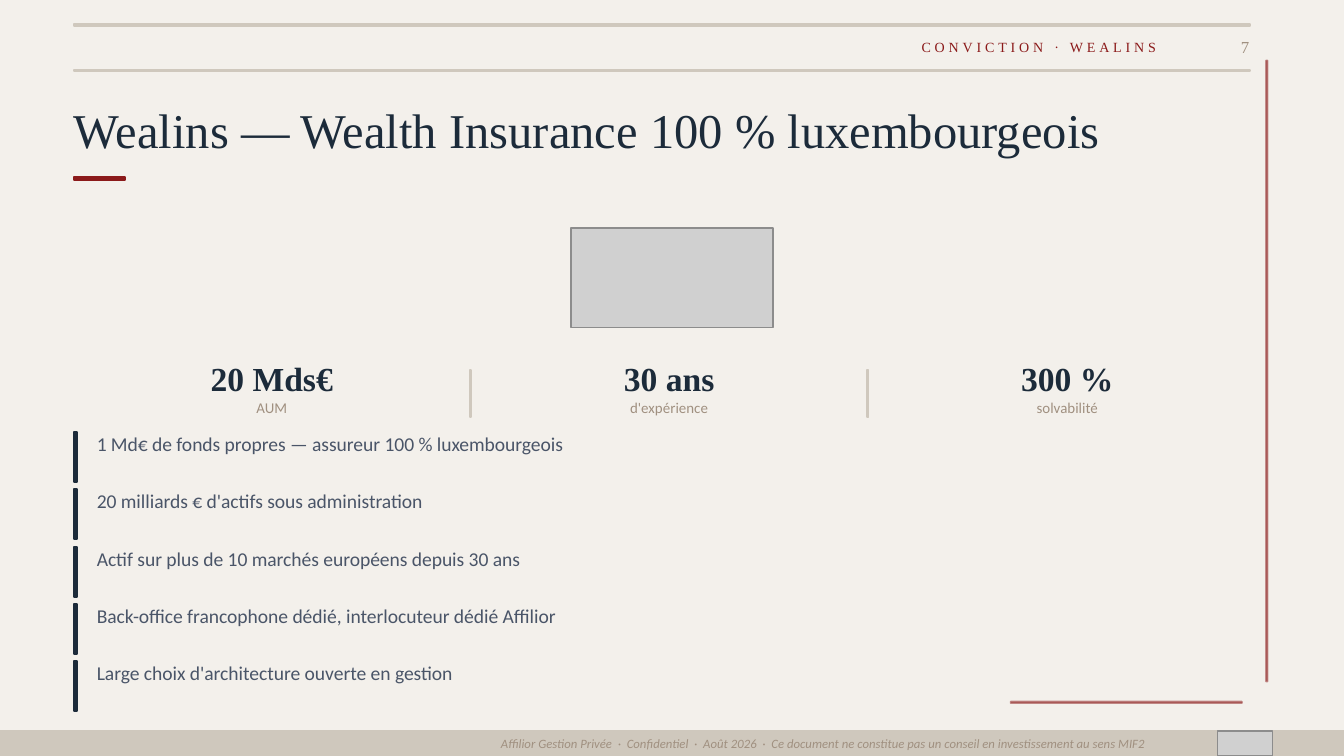
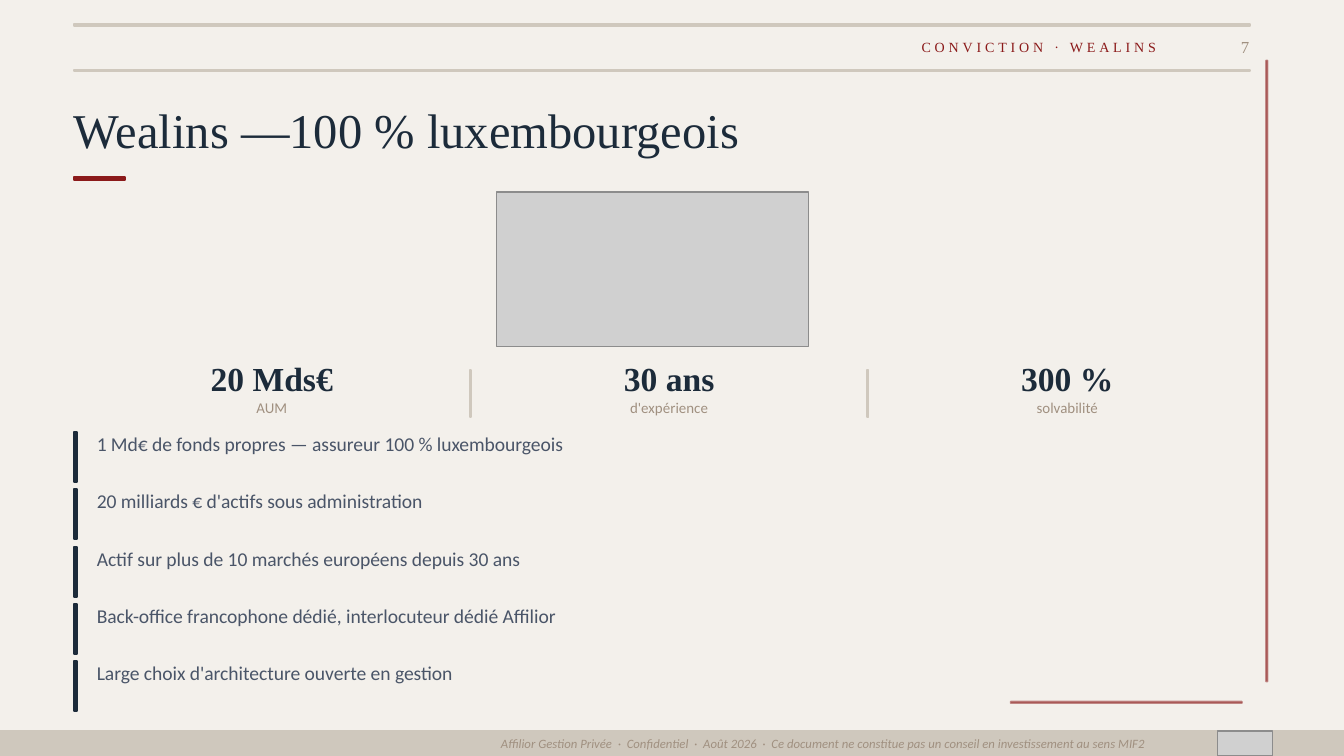
Before and after one commit to fififi1717/mkgt, a slide deck: slide 7 of Bibe_Def.pptx. Drawn at 1344x756 pixels with LibreOffice and Linux fonts; fonts in the diff are those of the drawing; grey boxes stand for pictures. Boxes give left, top, right and bottom in pixels: in the first picture for what was removed or moved away, otherwise in the second. Text is boxed around its words. In the diff, an @@ line names an element or a change of style, - is before the commit and + after.

```diff
--- a/Bibe_Def.pptx
+++ b/Bibe_Def.pptx
@@ text at (74,114,739,158): text changed @@
-Wealins — Wealth Insurance 100 % luxembourgeois
+Wealins —100 % luxembourgeois
@@ picture added at (496,192,808,347) @@
@@ picture removed at (571,228,773,328) @@
```
Also in this commit, not shown: 11 other slides changed.
